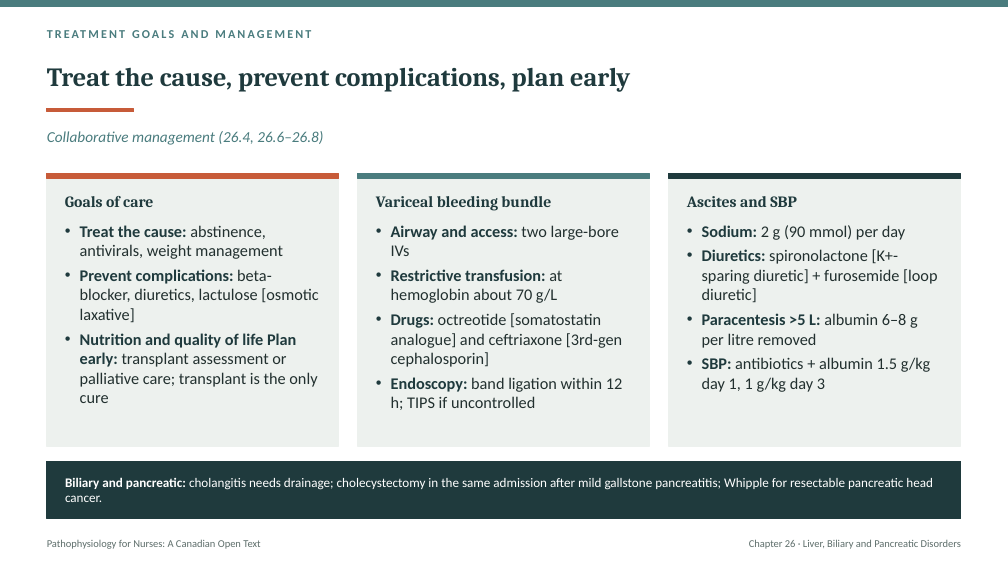
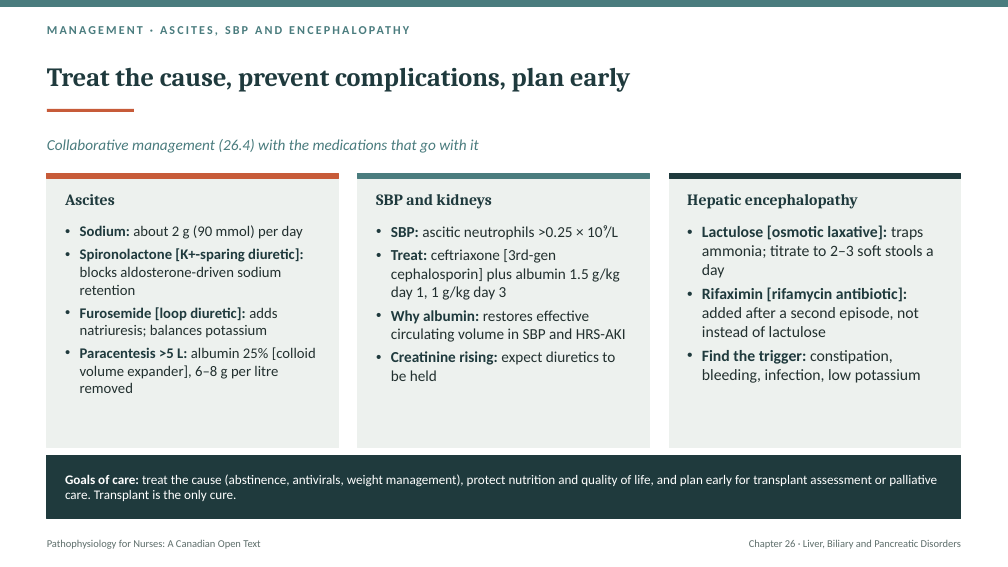
Before and after one commit to andrewleenl/opensourcenursing, a slide deck: slide 29 of Ch26_Liver_Biliary_and_Pancreatic_Disorders_Lecture_Presentation.pptx. Drawn at 1008x567 pixels with LibreOffice and Linux fonts; fonts in the diff are those of the drawing. Boxes give left, top, right and bottom in pixels: in the first picture for what was removed or moved away, otherwise in the second. Text is boxed around its words. In the diff, an @@ line names an element or a change of style, - is before the commit and + after.

```diff
--- a/Ch26_Liver_Biliary_and_Pancreatic_Disorders_Lecture_Presentation.pptx
+++ b/Ch26_Liver_Biliary_and_Pancreatic_Disorders_Lecture_Presentation.pptx
@@ text at <box>47,23,961,45</box>: text changed @@
-TREATMENT GOALS AND MANAGEMENT
+MANAGEMENT · ASCITES, SBP AND ENCEPHALOPATHY
@@ text "MANAGEMENT · ASCITES, SBP AND ..." at <box>47,23,961,45</box>: vertical alignment middle to top @@
@@ text at <box>47,139,479,153</box>: text changed @@
-Collaborative management (26.4, 26.6–26.8)
+Collaborative management (26.4) with the medications that go with it
@@ text "Collaborative management (26.4) with the ..." at <box>47,139,479,153</box>: vertical alignment top to middle @@
@@ text removed at <box>65,196,153,207</box> @@
-Goals of care
@@ text added at <box>65,194,115,205</box>, 15 pt, text #1F3A3D, bold @@
+Ascites
@@ text removed at <box>376,196,551,211</box> @@
-Variceal bleeding bundle
@@ text added at <box>376,194,491,209</box>, 15 pt, text #1F3A3D, bold @@
+SBP and kidneys
@@ text removed at <box>687,196,797,207</box> @@
-Ascites and SBP
@@ text added at <box>687,194,858,209</box>, 15 pt, text #1F3A3D, bold @@
+Hepatic encephalopathy
@@ text added at <box>80,225,316,393</box>, 14 pt, text #22302F @@
+• Sodium: about 2 g (90 mmol) per day
+• Spironolactone [K+-sparing diuretic]: blocks aldosterone-driven sodium retention
+• Furosemide [loop diuretic]: adds natriuresis; balances potassium
+• Paracentesis >5 L: albumin 25% [colloid volume expander], 6–8 g per litre removed
@@ text at <box>391,225,626,381</box>: text changed; size 15.5 to 14.5 pt @@
-• Airway and access: two large-bore IVs
-• Restrictive transfusion: at hemoglobin about 70 g/L
-• Drugs: octreotide [somatostatin analogue] and ceftriaxone [3rd-gen cephalosporin]
-• Endoscopy: band ligation within 12 h; TIPS if uncontrolled
+• SBP: ascitic neutrophils >0.25 × 10⁹/L
+• Treat: ceftriaxone [3rd-gen cephalosporin] plus albumin 1.5 g/kg day 1, 1 g/kg day 3
+• Why albumin: restores effective circulating volume in SBP and HRS-AKI
+• Creatinine rising: expect diuretics to be held
@@ text at <box>702,225,934,383</box>: text changed; size 15.5 to 15 pt @@
-• Sodium: 2 g (90 mmol) per day
-• Diuretics: spironolactone [K+-sparing diuretic] + furosemide [loop diuretic]
-• Paracentesis >5 L: albumin 6–8 g per litre removed
-• SBP: antibiotics + albumin 1.5 g/kg day 1, 1 g/kg day 3
+• Lactulose [osmotic laxative]: traps ammonia; titrate to 2–3 soft stools a day
+• Rifaximin [rifamycin antibiotic]: added after a second episode, not instead of lactulose
+• Find the trigger: constipation, bleeding, infection, low potassium
@@ rectangle: place and size @@
-rectangle at <box>47,461,961,519</box>
+rectangle at <box>47,455,961,519</box>
@@ text "Goals of care: treat the ..." at <box>65,474,937,501</box>: vertical alignment top to middle @@
@@ text at <box>65,474,937,501</box>: text changed; size 15.5 to 12.5 pt; text colour #22302F to #FFFFFF @@
-• Treat the cause: abstinence, antivirals, weight management
-• Prevent complications: beta-blocker, diuretics, lactulose [osmotic laxative]
-• Nutrition and quality of life Plan early: transplant assessment or palliative care; transplant is the only cure
+Goals of care: treat the cause (abstinence, antivirals, weight management), protect nutrition and quality of life, and plan early for transplant assessment or palliative care. Transplant is the only cure.
@@ text removed at <box>65,477,933,502</box> @@
-Biliary and pancreatic: cholangitis needs drainage; cholecystectomy in the same admission after mild gallstone pancreatitis; Whipple for resectable pancreatic head cancer.
```
Also in this commit, not shown: 34 other slides changed, 20 slides added, 15 slides removed, 2 other files.
